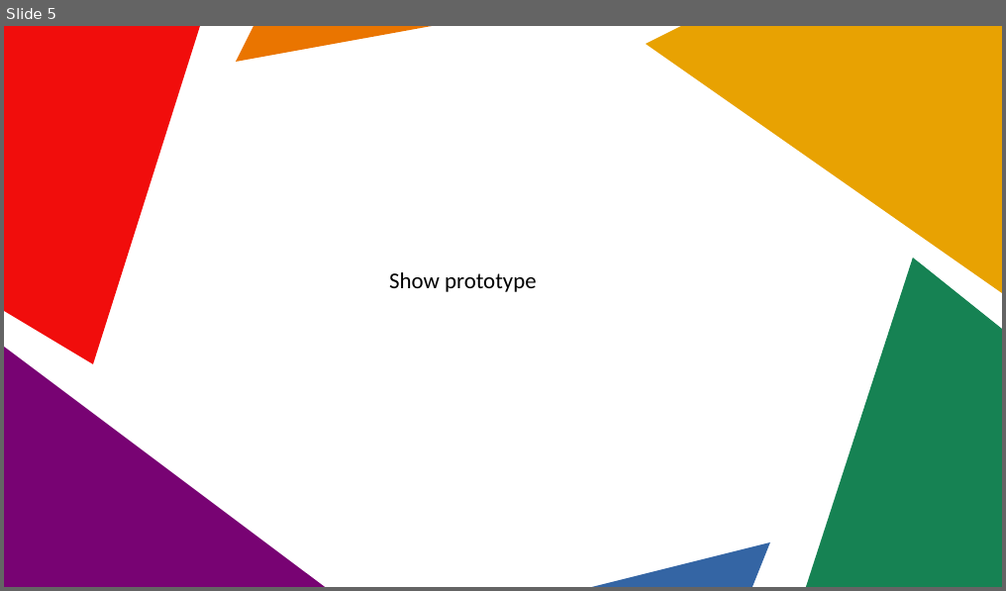
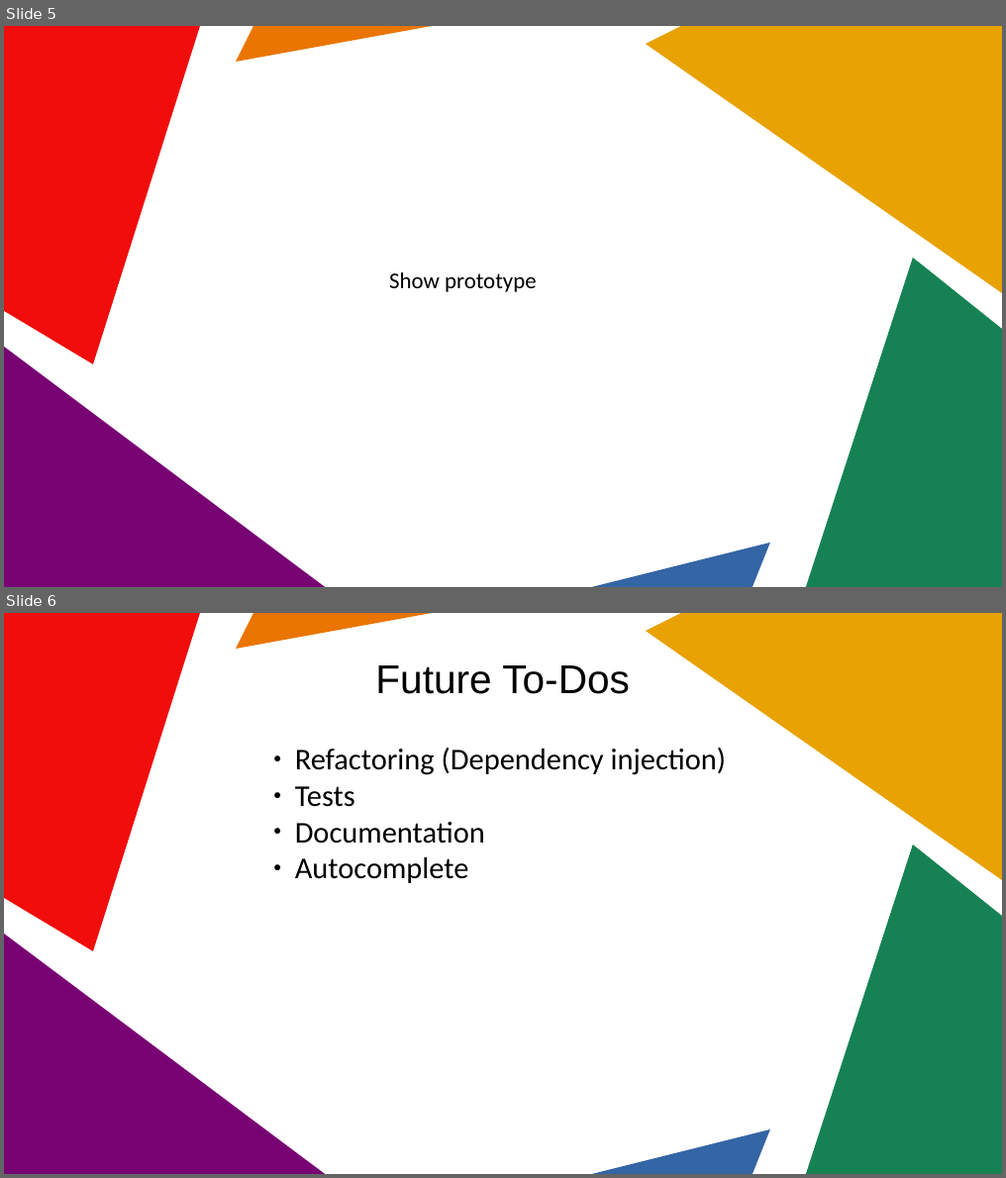
Before and after one commit to WhiteBlackGoose/tri, a slide deck: pres/Intermediate Presentation.odp. Shown one above the other, each under a label of ours: slide 5 before the commit, slides 5 and 6 after it. The pictures are 1006x591 and 1006x1178 pixels, drawn with LibreOffice and Linux fonts; fonts in the diff are those of the drawing; background and template pictures are left out. Boxes give left, top, right and bottom in pixels: in the first picture for what was removed or moved away, otherwise in the second. Text is boxed around its words. In the diff, an @@ line names an element or a change of style, - is before the commit and + after.

```diff
--- a/pres/Intermediate Presentation.odp
+++ b/pres/Intermediate Presentation.odp
@@ slide 6 added at [4, 613, 1002, 1174], background #FFFFFF; not listed: 6 template elements that a slide beside it also shows @@
@@ text added at [375, 665, 630, 694], 32 pt, text #000000 @@
+Future To-Dos
@@ text added at [295, 748, 727, 883], 24 pt, text #000000 @@
+● Refactoring (Dependency injection)
+● Tests
+● Documentation
+● Autocomplete
```
Also in this commit, not shown: 4 slides changed, 1 slide removed.
